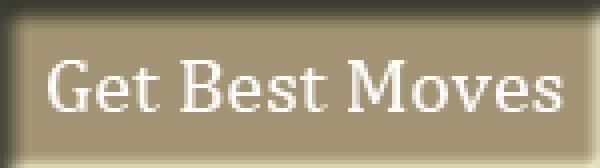
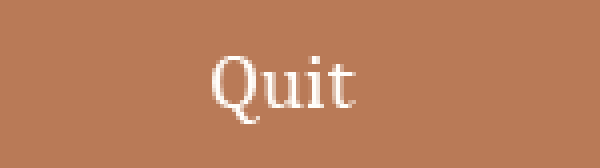
Layers edited between the first and the second 600x168 image:
hid "Get Best Moves" over [48,60,564,112]
showed "Quit" over [212,56,356,124]
hid "Background_selected" over [0,0,600,168]
added layer "Background color2" above "Background" over [0,0,600,168]
showed "Background" over [0,0,600,168]
